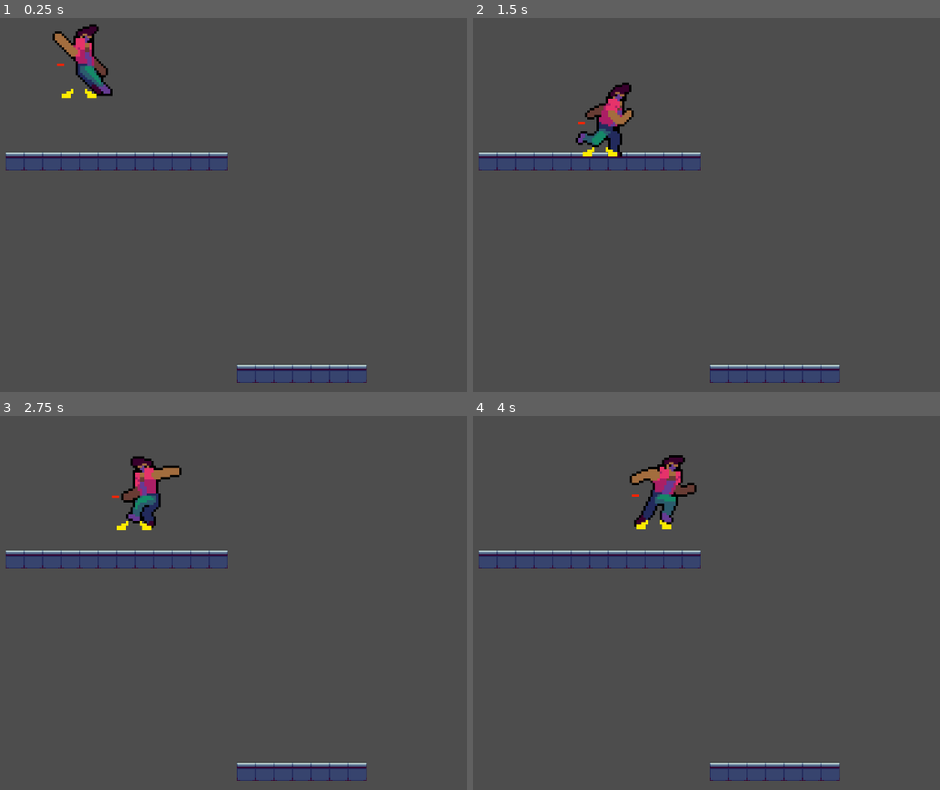
Above: before the commit, frames 1-4 (two rows, left to right).
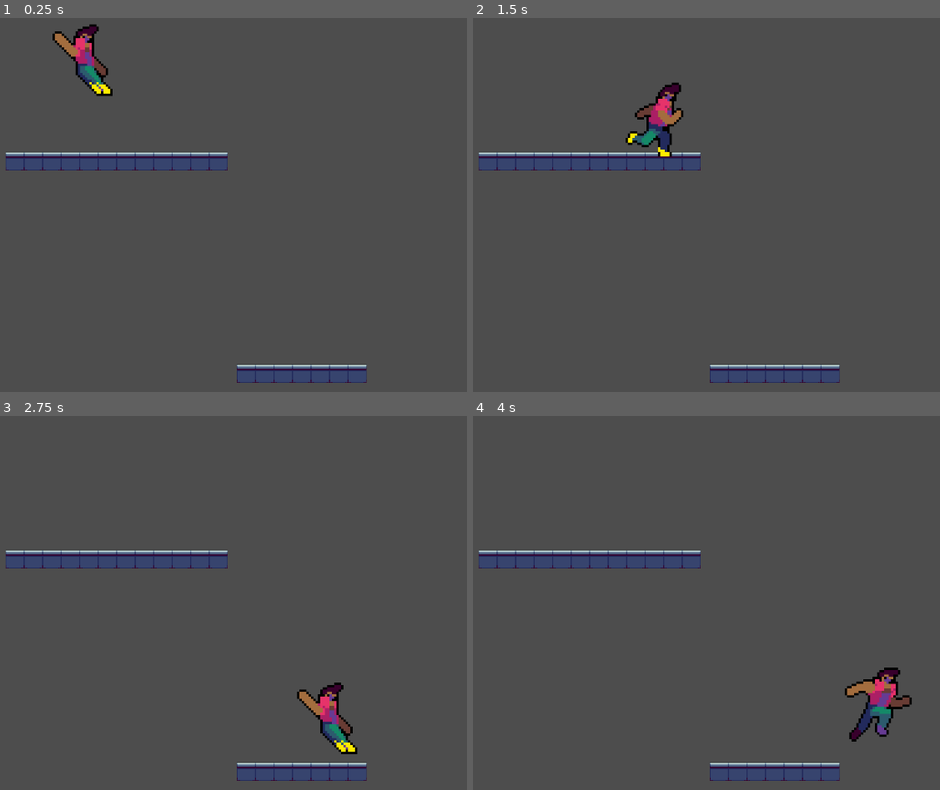
Above: after the commit, the same moments.

Repository: MiniJam-Cyber-Team-RTL/CyberProject
Game: Godot game, scene res://main.tscn
Same seed, same stepped clock (60 frames per second), same inputs: the game is played once before the commit and once after it.
Inputs:
- Up to frame 1 (0.25 s): no input
- Up to frame 2 (1.5 s): tap Enter (ui_accept) at 0.5, 0.77, 0.8, 1.07, 1.35 s; hold Right (ui_right) from 0.53 s (still down); tap A (ui_select) at 0.6 s
- Up to frame 3 (2.75 s): tap Enter (ui_accept) at 1.52, 1.82, 2.3 s; tap A (ui_select) at 1.55, 2.1 s; release Right (ui_right) at 2.03 s; hold Left (ui_left) from 2.03 s (still down)
- Up to frame 4 (4 s): release Left (ui_left) at 2.78 s; hold Right (ui_right) from 2.78 s (still down); tap A (ui_select) at 2.85 s; tap Enter (ui_accept) at 3.02, 3.32, 3.6, 3.77 s

The runs differ from the first frame. In frame 1, 0.2% of the frame differs, in the area x 12-24%, y 12-22%; in frame 2, 2.5%; in frame 3, 2.4%; in frame 4, 2.8%, in the area x 33-94%, y 10-88%.

Commit message:
ADD player death and power ups

Diff:
--- a/Game/Scripts/player.gd
+++ b/Game/Scripts/player.gd
@@ -1,8 +1,8 @@
 extends CharacterBody2D
 
 
-const SPEED = 100.0
 const JUMP_VELOCITY = -300.0
+const POWER_UP_TIMER = 3
 
 var is_facing_right = true
 var wait_for_anim_end = false
@@ -11,10 +11,15 @@
 var is_running = false # si quelqu'un vois ce code je n'ai plus aucune crédibilitée dans l'univers
 var is_punching = false
 
+var player_speed = 100.0
 var player_life = 5;
 var player_damage = 1;
 
 var direction
+func _ready():
+	$AnimatedSprite2D_Power.visible = false
+	$AnimatedSprite2D_Speed.visible = false
+	pickup_power_up(2)
 
 func _physics_process(delta: float) -> void:
 	direction = Input.get_axis("ui_left", "ui_right")
@@ -36,13 +41,13 @@
 	else:
 		# The Movement
 		if direction and (!is_crouching and !is_punching): # Crouch as the priority over movement
-			velocity.x = direction * SPEED
+			velocity.x = direction * player_speed
 			play_anim("run", !is_facing_right)
 			is_running = true
 		else:
 			# If the player does nothing, idle
 			if !is_crouching and !is_punching:
-				velocity.x = move_toward(velocity.x, 0, SPEED)
+				velocity.x = move_toward(velocity.x, 0, player_speed)
 				play_anim("idle", !is_facing_right)
 				is_punching = false
 				is_crouching = false
@@ -86,10 +91,50 @@
 	$CollisionShape2D.disabled = !collision1
 	$CollisionShape2D_Crouch.disabled = !collision2
 
-func play_anim(anim_name : String, face_direction : bool, play_forward: bool = true):
+func play_anim(anim_name : String, face_direction : bool = true, play_forward: bool = true):
 	$AnimatedSprite2D_Main.animation = anim_name
+	$AnimatedSprite2D_Power.animation = anim_name + "_red"
+	$AnimatedSprite2D_Speed.animation = anim_name + "_yellow"
 	$AnimatedSprite2D_Main.flip_h = face_direction
+	$AnimatedSprite2D_Power.flip_h = face_direction
+	$AnimatedSprite2D_Speed.flip_h = face_direction
+	$AnimatedSprite2D_Main.centered = true
+
+
 	if play_forward:
 		$AnimatedSprite2D_Main.play()
+		$AnimatedSprite2D_Power.play()
+		$AnimatedSprite2D_Speed.play()
 	else:
 		$AnimatedSprite2D_Main.play_backwards()
+		$AnimatedSprite2D_Power.play_backwards()
+		$AnimatedSprite2D_Speed.play_backwards()
+
+func take_damage(damage: int):
+	player_life -= damage
+	if player_life < 1:
+		play_anim("die")
+		# TODO do something after the death
+	else:
+		play_anim("hurt")
+
+func pickup_power_up(type):
+	$Timer.wait_time = POWER_UP_TIMER
+	$Timer.one_shot = true
+	# Power power-up
+	if type == 1:
+		player_damage += 1
+		$AnimatedSprite2D_Power.visible = true
+		$Timer.start()
+	elif type == 2:
+		player_speed = player_speed * 2
+		$AnimatedSprite2D_Speed.visible = true
+		$Timer.start()
+	else:
+		player_life += 1
+
+func _on_timer_timeout() -> void:
+	$AnimatedSprite2D_Power.visible = false
+	$AnimatedSprite2D_Speed.visible = false
+	player_speed = 100.0
+	player_damage = 1
--- a/Game/player.tscn
+++ b/Game/player.tscn
@@ -1,21 +1,27 @@
-[gd_scene load_steps=93 format=3 uid="uid://h0rlffgiuech"]
+[gd_scene load_steps=123 format=3 uid="uid://h0rlffgiuech"]
 
 [ext_resource type="Script" path="res://Scripts/player.gd" id="1_iyu3m"]
 [ext_resource type="Texture2D" uid="uid://byfewpsrf5wqv" path="res://Assets/Images/Sprites/Player/player_crouch.png" id="2_v4ltn"]
+[ext_resource type="Texture2D" uid="uid://mh2upq10dyvy" path="res://Assets/Images/Sprites/Player/player_death.png" id="3_qnhi7"]
 [ext_resource type="Texture2D" uid="uid://b0wtjk87vaevj" path="res://Assets/Images/Sprites/Player/player_jump.png" id="3_r2am3"]
 [ext_resource type="Texture2D" uid="uid://bebxcv4eywwot" path="res://Assets/Images/Sprites/Player/player_idle.png" id="4_tj5cw"]
+[ext_resource type="Texture2D" uid="uid://5x2dqkhs73th" path="res://Assets/Images/Sprites/Player/player_hurt-.png" id="5_4dhte"]
 [ext_resource type="Texture2D" uid="uid://dto77q0h8g5wv" path="res://Assets/Images/Sprites/Player/player_attack.png" id="5_u56xf"]
 [ext_resource type="Texture2D" uid="uid://c058h4oufri4k" path="res://Assets/Images/Sprites/Player/player_run.png" id="6_6pbt5"]
 [ext_resource type="Texture2D" uid="uid://dtdc5i38a83q2" path="res://Assets/Images/Sprites/Player/player_crouch_red.png" id="7_v7odo"]
 [ext_resource type="Texture2D" uid="uid://djehmwtweyktm" path="res://Assets/Images/Sprites/Player/player_jump_red.png" id="8_ydxhb"]
 [ext_resource type="Texture2D" uid="uid://v382rwrenklj" path="res://Assets/Images/Sprites/Player/player_idle_red.png" id="9_f2ttj"]
+[ext_resource type="Texture2D" uid="uid://cgk5uk00e3vbc" path="res://Assets/Images/Sprites/Player/player_death_red.png" id="9_v6w5e"]
 [ext_resource type="Texture2D" uid="uid://c8na0j4oqvcxk" path="res://Assets/Images/Sprites/Player/player_attack_red.png" id="10_4kgkj"]
 [ext_resource type="Texture2D" uid="uid://ctjt6kwuivso3" path="res://Assets/Images/Sprites/Player/player_run_red.png" id="11_imm5g"]
 [ext_resource type="Texture2D" uid="uid://bc7k2w0webpqo" path="res://Assets/Images/Sprites/Player/player_crouch_yellow.png" id="12_6rhlw"]
+[ext_resource type="Texture2D" uid="uid://ti71ol0m6ina" path="res://Assets/Images/Sprites/Player/player_hurt_red.png" id="12_jatpb"]
 [ext_resource type="Texture2D" uid="uid://disyg0sfu7u3c" path="res://Assets/Images/Sprites/Player/player_idle_yellow.png" id="13_2oy8n"]
 [ext_resource type="Texture2D" uid="uid://dg20ekhyi0dna" path="res://Assets/Images/Sprites/Player/player_jump_yellow.png" id="14_8p4ut"]
+[ext_resource type="Texture2D" uid="uid://extham327afs" path="res://Assets/Images/Sprites/Player/player_death_yellow.png" id="15_f634t"]
 [ext_resource type="Texture2D" uid="uid://c4wf050sqkgck" path="res://Assets/Images/Sprites/Player/player_attack_yellow.png" id="15_s1hib"]
 [ext_resource type="Texture2D" uid="uid://gwrw7wcy4ick" path="res://Assets/Images/Sprites/Player/player_run_yellow.png" id="16_boe27"]
+[ext_resource type="Texture2D" uid="uid://ys62umwfr6ub" path="res://Assets/Images/Sprites/Player/player_hurt_yellow.png" id="19_861yh"]
 
 [sub_resource type="RectangleShape2D" id="RectangleShape2D_iv86t"]
 size = Vector2(18, 34)
@@ -41,9 +47,41 @@
 atlas = ExtResource("2_v4ltn")
 region = Rect2(64, 0, 32, 64)
 
+[sub_resource type="AtlasTexture" id="AtlasTexture_h2c45"]
+atlas = ExtResource("3_qnhi7")
+region = Rect2(0, 0, 32, 64)
+
+[sub_resource type="AtlasTexture" id="AtlasTexture_shp4x"]
+atlas = ExtResource("3_qnhi7")
+region = Rect2(32, 0, 32, 64)
+
+[sub_resource type="AtlasTexture" id="AtlasTexture_0ktr1"]
+atlas = ExtResource("3_qnhi7")
+region = Rect2(64, 0, 32, 64)
+
+[sub_resource type="AtlasTexture" id="AtlasTexture_4vfef"]
+atlas = ExtResource("3_qnhi7")
+region = Rect2(96, 0, 32, 64)
+
+[sub_resource type="AtlasTexture" id="AtlasTexture_awsaq"]
+atlas = ExtResource("3_qnhi7")
+region = Rect2(128, 0, 32, 64)
+
+[sub_resource type="AtlasTexture" id="AtlasTexture_00j8j"]
+atlas = ExtResource("3_qnhi7")
+region = Rect2(160, 0, 32, 64)
+
 [sub_resource type="AtlasTexture" id="AtlasTexture_geyws"]
 atlas = ExtResource("3_r2am3")
 region = Rect2(64, 0, 32, 64)
+
+[sub_resource type="AtlasTexture" id="AtlasTexture_2fbwt"]
+atlas = ExtResource("5_4dhte")
+region = Rect2(0, 0, 32, 64)
+
+[sub_resource type="AtlasTexture" id="AtlasTexture_mcc6h"]
+atlas = ExtResource("5_4dhte")
+region = Rect2(32, 0, 32, 64)
 
 [sub_resource type="AtlasTexture" id="AtlasTexture_o1axj"]
 atlas = ExtResource("4_tj5cw")
@@ -139,11 +177,45 @@
 }, {
 "frames": [{
 "duration": 1.0,
+"texture": SubResource("AtlasTexture_h2c45")
+}, {
+"duration": 1.0,
+"texture": SubResource("AtlasTexture_shp4x")
+}, {
+"duration": 1.0,
+"texture": SubResource("AtlasTexture_0ktr1")
+}, {
+"duration": 1.0,
+"texture": SubResource("AtlasTexture_4vfef")
+}, {
+"duration": 1.0,
+"texture": SubResource("AtlasTexture_awsaq")
+}, {
+"duration": 1.0,
+"texture": SubResource("AtlasTexture_00j8j")
+}],
+"loop": false,
+"name": &"death",
+"speed": 3.0
+}, {
+"frames": [{
+"duration": 1.0,
 "texture": SubResource("AtlasTexture_geyws")
 }],
 "loop": true,
 "name": &"fall",
 "speed": 1.0
+}, {
+"frames": [{
+"duration": 1.0,
+"texture": SubResource("AtlasTexture_2fbwt")
+}, {
+"duration": 3.0,
+"texture": SubResource("AtlasTexture_mcc6h")
+}],
+"loop": false,
+"name": &"hurt",
+"speed": 5.0
 }, {
 "frames": [{
 "duration": 1.0,
@@ -235,9 +307,41 @@
 atlas = ExtResource("7_v7odo")
 region = Rect2(64, 0, 32, 64)
 
+[sub_resource type="AtlasTexture" id="AtlasTexture_tqrb2"]
+atlas = ExtResource("9_v6w5e")
+region = Rect2(0, 0, 32, 64)
+
+[sub_resource type="AtlasTexture" id="AtlasTexture_xylu4"]
+atlas = ExtResource("9_v6w5e")
+region = Rect2(32, 0, 32, 64)
+
+[sub_resource type="AtlasTexture" id="AtlasTexture_p2hng"]
+atlas = ExtResource("9_v6w5e")
+region = Rect2(64, 0, 32, 64)
+
+[sub_resource type="AtlasTexture" id="AtlasTexture_xybf8"]
+atlas = ExtResource("9_v6w5e")
+region = Rect2(96, 0, 32, 64)
+
+[sub_resource type="AtlasTexture" id="AtlasTexture_heapi"]
+atlas = ExtResource("9_v6w5e")
+region = Rect2(128, 0, 32, 64)
+
+[sub_resource type="AtlasTexture" id="AtlasTexture_4w2th"]
+atlas = ExtResource("9_v6w5e")
+region = Rect2(160, 0, 32, 64)
+
 [sub_resource type="AtlasTexture" id="AtlasTexture_i6bu0"]
 atlas = ExtResource("8_ydxhb")
 region = Rect2(64, 0, 32, 64)
+
+[sub_resource type="AtlasTexture" id="AtlasTexture_hdpcy"]
+atlas = ExtResource("12_jatpb")
+region = Rect2(0, 0, 32, 64)
+
+[sub_resource type="AtlasTexture" id="AtlasTexture_p774a"]
+atlas = ExtResource("12_jatpb")
+region = Rect2(32, 0, 32, 64)
 
 [sub_resource type="AtlasTexture" id="AtlasTexture_w3h5b"]
 atlas = ExtResource("9_f2ttj")
@@ -328,8 +432,31 @@
 "texture": SubResource("AtlasTexture_exfit")
 }],
 "loop": false,
-"name": &"crouch-red",
+"name": &"crouch_red",
 "speed": 15.0
+}, {
+"frames": [{
+"duration": 1.0,
+"texture": SubResource("AtlasTexture_tqrb2")
+}, {
+"duration": 1.0,
+"texture": SubResource("AtlasTexture_xylu4")
+}, {
+"duration": 1.0,
+"texture": SubResource("AtlasTexture_p2hng")
+}, {
+"duration": 1.0,
+"texture": SubResource("AtlasTexture_xybf8")
+}, {
+"duration": 1.0,
+"texture": SubResource("AtlasTexture_heapi")
+}, {
+"duration": 1.0,
+"texture": SubResource("AtlasTexture_4w2th")
+}],
+"loop": false,
+"name": &"death_red",
+"speed": 3.0
 }, {
 "frames": [{
 "duration": 1.0,
@@ -338,6 +465,17 @@
 "loop": true,
 "name": &"fall_red",
 "speed": 1.0
+}, {
+"frames": [{
+"duration": 1.0,
+"texture": SubResource("AtlasTexture_hdpcy")
+}, {
+"duration": 3.0,
+"texture": SubResource("AtlasTexture_p774a")
+}],
+"loop": false,
+"name": &"hurt_red",
+"speed": 5.0
 }, {
 "frames": [{
 "duration": 1.0,
@@ -429,9 +567,41 @@
 atlas = ExtResource("12_6rhlw")
 region = Rect2(64, 0, 32, 64)
 
+[sub_resource type="AtlasTexture" id="AtlasTexture_3sks3"]
+atlas = ExtResource("15_f634t")
+region = Rect2(0, 0, 32, 64)
+
+[sub_resource type="AtlasTexture" id="AtlasTexture_j8djj"]
+atlas = ExtResource("15_f634t")
+region = Rect2(32, 0, 32, 64)
+
+[sub_resource type="AtlasTexture" id="AtlasTexture_7dajy"]
+atlas = ExtResource("15_f634t")
+region = Rect2(64, 0, 32, 64)
+
+[sub_resource type="AtlasTexture" id="AtlasTexture_gnum0"]
+atlas = ExtResource("15_f634t")
+region = Rect2(96, 0, 32, 64)
+
+[sub_resource type="AtlasTexture" id="AtlasTexture_mv01f"]
+atlas = ExtResource("15_f634t")
+region = Rect2(128, 0, 32, 64)
+
+[sub_resource type="AtlasTexture" id="AtlasTexture_bfl5p"]
+atlas = ExtResource("15_f634t")
+region = Rect2(160, 0, 32, 64)
+
 [sub_resource type="AtlasTexture" id="AtlasTexture_yf7fe"]
 atlas = ExtResource("14_8p4ut")
 region = Rect2(64, 0, 32, 64)
+
+[sub_resource type="AtlasTexture" id="AtlasTexture_1tm80"]
+atlas = ExtResource("19_861yh")
+region = Rect2(0, 0, 32, 64)
+
+[sub_resource type="AtlasTexture" id="AtlasTexture_f5oqm"]
+atlas = ExtResource("19_861yh")
+region = Rect2(32, 0, 32, 64)
 
 [sub_resource type="AtlasTexture" id="AtlasTexture_vgj2h"]
 atlas = ExtResource("13_2oy8n")
@@ -527,6 +697,29 @@
 }, {
 "frames": [{
 "duration": 1.0,
+"texture": SubResource("AtlasTexture_3sks3")
+}, {
+"duration": 1.0,
+"texture": SubResource("AtlasTexture_j8djj")
+}, {
+"duration": 1.0,
+"texture": SubResource("AtlasTexture_7dajy")
+}, {
+"duration": 1.0,
+"texture": SubResource("AtlasTexture_gnum0")
+}, {
+"duration": 1.0,
+"texture": SubResource("AtlasTexture_mv01f")
+}, {
+"duration": 1.0,
+"texture": SubResource("AtlasTexture_bfl5p")
+}],
+"loop": false,
+"name": &"death",
+"speed": 3.0
+}, {
+"frames": [{
+"duration": 1.0,
 "texture": SubResource("AtlasTexture_yf7fe")
 }],
 "loop": true,
@@ -535,6 +728,17 @@
 }, {
 "frames": [{
 "duration": 1.0,
+"texture": SubResource("AtlasTexture_1tm80")
+}, {
+"duration": 3.0,
+"texture": SubResource("AtlasTexture_f5oqm")
+}],
+"loop": false,
+"name": &"hurt_yellow",
+"speed": 5.0
+}, {
+"frames": [{
+"duration": 1.0,
 "texture": SubResource("AtlasTexture_vgj2h")
 }, {
 "duration": 1.0,
@@ -560,7 +764,7 @@
 "duration": 1.0,
 "texture": SubResource("AtlasTexture_5qpxc")
 }],
-"loop": true,
+"loop": false,
 "name": &"jump_yellow",
 "speed": 4.0
 }, {
@@ -623,7 +827,7 @@
 shape = SubResource("RectangleShape2D_iv86t")
 
 [node name="CollisionShape2D_Crouch" type="CollisionShape2D" parent="."]
-position = Vector2(1.7, 22)
+position = Vector2(1.5, 22.2)
 shape = SubResource("RectangleShape2D_6qfyg")
 disabled = true
 debug_color = Color(0.940373, 8.66354e-06, 0.615292, 0.42)
@@ -641,17 +845,30 @@
 [node name="AnimatedSprite2D_Main" type="AnimatedSprite2D" parent="."]
 position = Vector2(7.5, -1.5)
 sprite_frames = SubResource("SpriteFrames_w5dhm")
-animation = &"idle"
+animation = &"hurt"
 autoplay = "idle"
+frame = 1
+frame_progress = 1.0
 
 [node name="AnimatedSprite2D_Power" type="AnimatedSprite2D" parent="."]
 position = Vector2(7.5, -1.5)
 sprite_frames = SubResource("SpriteFrames_l21ge")
-animation = &"idle_red"
+animation = &"hurt_red"
 autoplay = "idle_red"
+frame = 1
+frame_progress = 1.0
 
 [node name="AnimatedSprite2D_Speed" type="AnimatedSprite2D" parent="."]
 position = Vector2(7.5, -1.5)
 sprite_frames = SubResource("SpriteFrames_vwth1")
-animation = &"idle_yellow"
+animation = &"hurt_yellow"
 autoplay = "idle_yellow"
+frame = 1
+frame_progress = 1.0
+
+[node name="Timer" type="Timer" parent="."]
+process_callback = 0
+wait_time = 30.0
+one_shot = true
+
+[connection signal="timeout" from="Timer" to="." method="_on_timer_timeout"]
Binary file added: Game/Assets/Images/Sprites/Player/player_death.png
Not shown, added: Game/Assets/Images/Sprites/Player/player_death.png.import
Binary file added: Game/Assets/Images/Sprites/Player/player_death_red.png
Not shown, added: Game/Assets/Images/Sprites/Player/player_death_red.png.import
Binary file added: Game/Assets/Images/Sprites/Player/player_death_yellow.png
Not shown, added: Game/Assets/Images/Sprites/Player/player_death_yellow.png.import
Binary file added: Game/Assets/Images/Sprites/Player/player_hurt-.png
Not shown, added: Game/Assets/Images/Sprites/Player/player_hurt-.png.import
Binary file added: Game/Assets/Images/Sprites/Player/player_hurt_red.png
Not shown, added: Game/Assets/Images/Sprites/Player/player_hurt_red.png.import
Binary file added: Game/Assets/Images/Sprites/Player/player_hurt_yellow.png
Not shown, added: Game/Assets/Images/Sprites/Player/player_hurt_yellow.png.import
